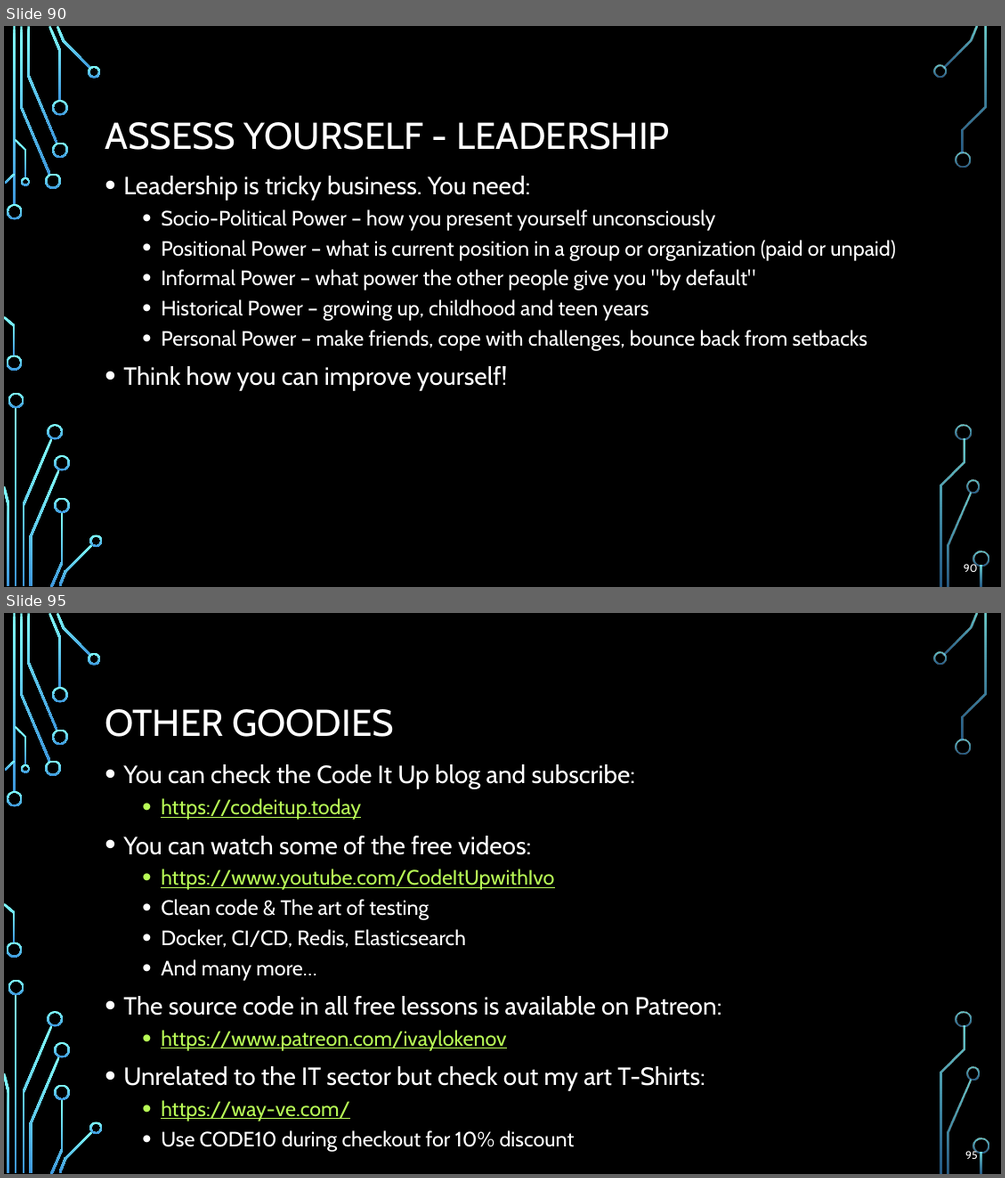
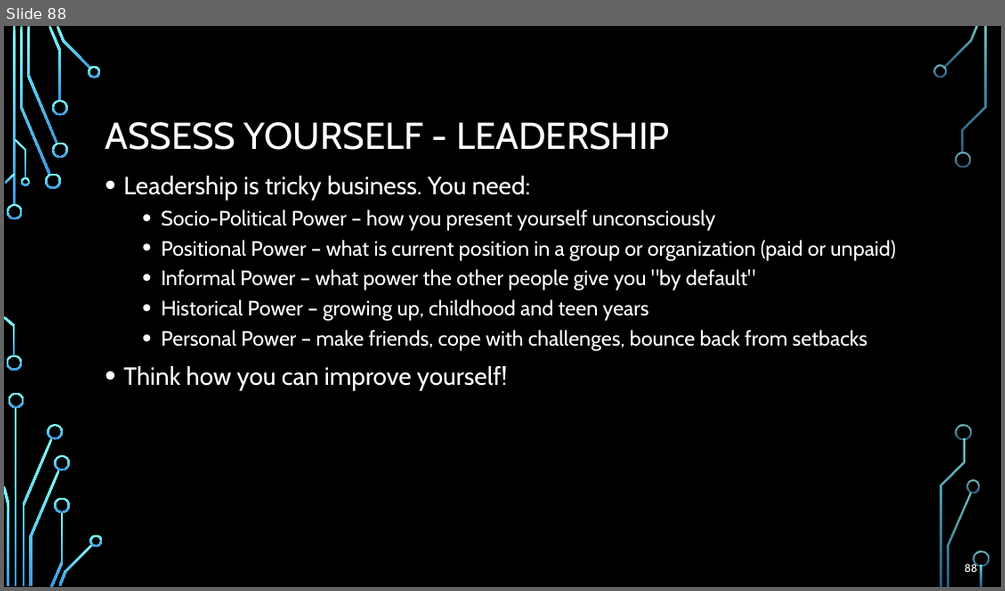
Before and after one commit to profjordanov/doctorate, a slide deck: resources/Software-Architecture-S/Presentation-Part7-The-Architect-Team.pptx. Shown one above the other, each under a label of ours: slides 90 and 95 before the commit, slide 88 after it; the slides between them are not shown. The pictures are 1005x1178 and 1005x591 pixels, drawn with LibreOffice and Linux fonts; fonts in the diff are those of the drawing; background and template pictures are left out. Boxes give left, top, right and bottom in pixels: in the first picture for what was removed or moved away, otherwise in the second. Text is boxed around its words. In the diff, an @@ line names an element or a change of style, - is before the commit and + after.

```diff
--- a/resources/Software-Architecture-S/Presentation-Part7-The-Architect-Team.pptx
+++ b/resources/Software-Architecture-S/Presentation-Part7-The-Architect-Team.pptx
@@ slide 95 removed at [4, 613, 1001, 1174], background picture (left out); not listed: 36 template elements that a slide beside it also shows @@
@@ title removed at [105, 709, 394, 737] @@
-OTHER GOODIES
@@ text removed at [123, 764, 722, 1151] @@
-• You can check the Code It Up blog and subscribe:
-  • https://codeitup.today
-• You can watch some of the free videos:
-  • https://www.youtube.com/CodeItUpwithIvo
-  • Clean code & The art of testing
-  • Docker, CI/CD, Redis, Elasticsearch
-  • And many more…
-• The source code in all free lessons is available on Patreon:
-  • https://www.patreon.com/ivaylokenov
-• Unrelated to the IT sector but check out my art T-Shirts:
-  • https://way-ve.com/
-  • Use CODE10 during checkout for 10% discount
@@ page number removed at [965, 1149, 978, 1159] @@
-95
@@ what was slide 90 is now slide 88 @@
@@ page number at [964, 562, 978, 572]: text changed @@
-90
+88
```
Also in this commit, not shown: 9 other slides removed.
